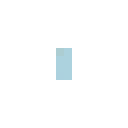
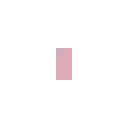
Layer changes from the first 128 × 128 image to the second:
painted on "Background" over [56, 48, 72, 80]
